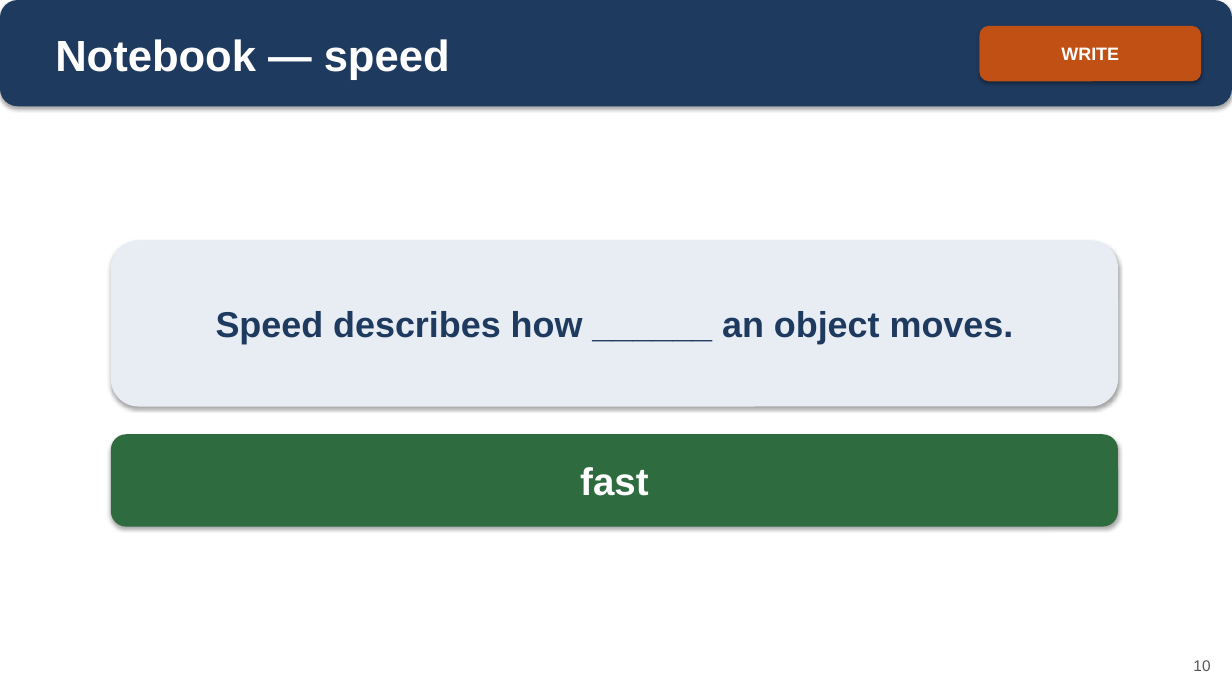
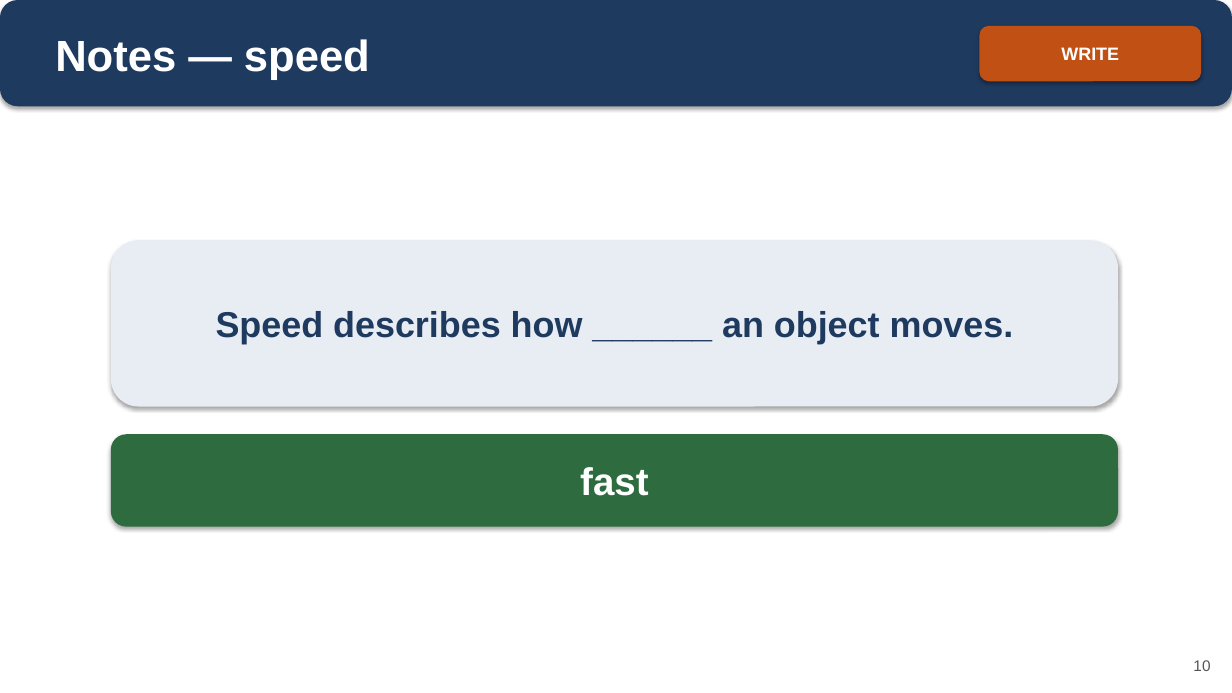
Before and after one commit to owenreagan-cyber/grade-4-energy-transfer-transformation, a slide deck: slide 10 of production/slides/03-ch3-energy-speed-slides.pptx. Drawn at 1232x693 pixels with LibreOffice and Linux fonts; fonts in the diff are those of the drawing. Boxes give left, top, right and bottom in pixels: in the first picture for what was removed or moved away, otherwise in the second. Text is boxed around its words. In the diff, an @@ line names an element or a change of style, - is before the commit and + after.

```diff
--- a/production/slides/03-ch3-energy-speed-slides.pptx
+++ b/production/slides/03-ch3-energy-speed-slides.pptx
@@ text at box(55, 39, 370, 80): text changed @@
-Notebook — speed
+Notes — speed
```
Also in this commit, not shown: 2 other slides changed, 4 other files.
